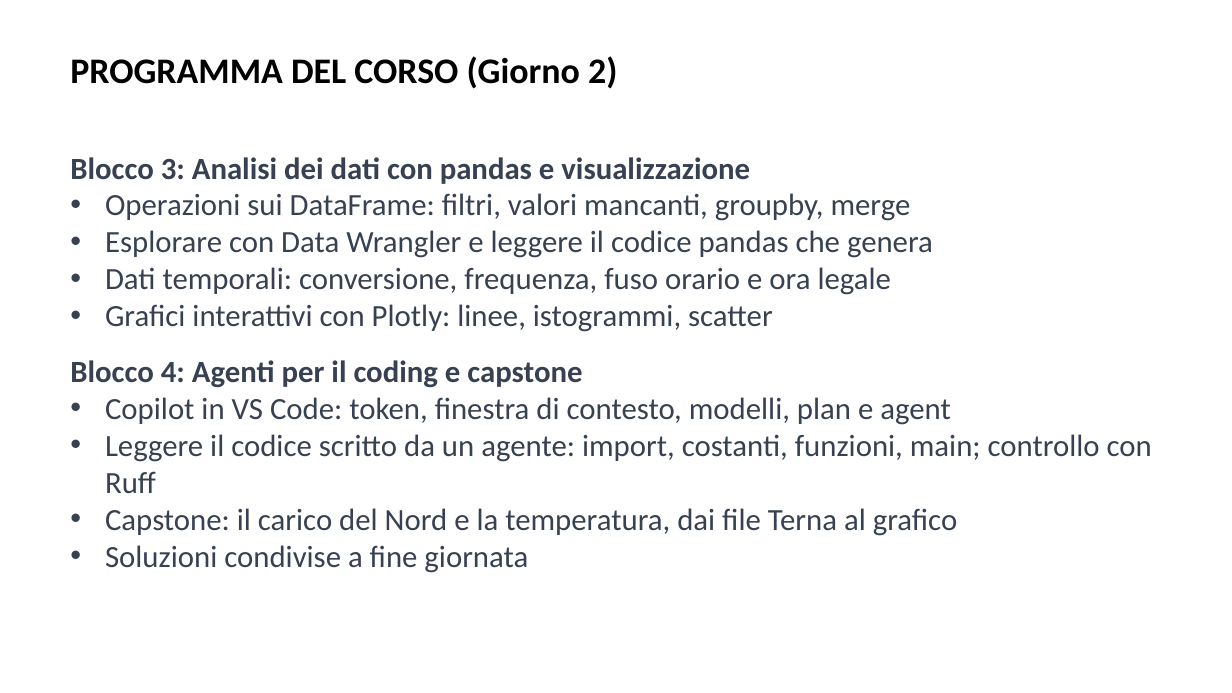
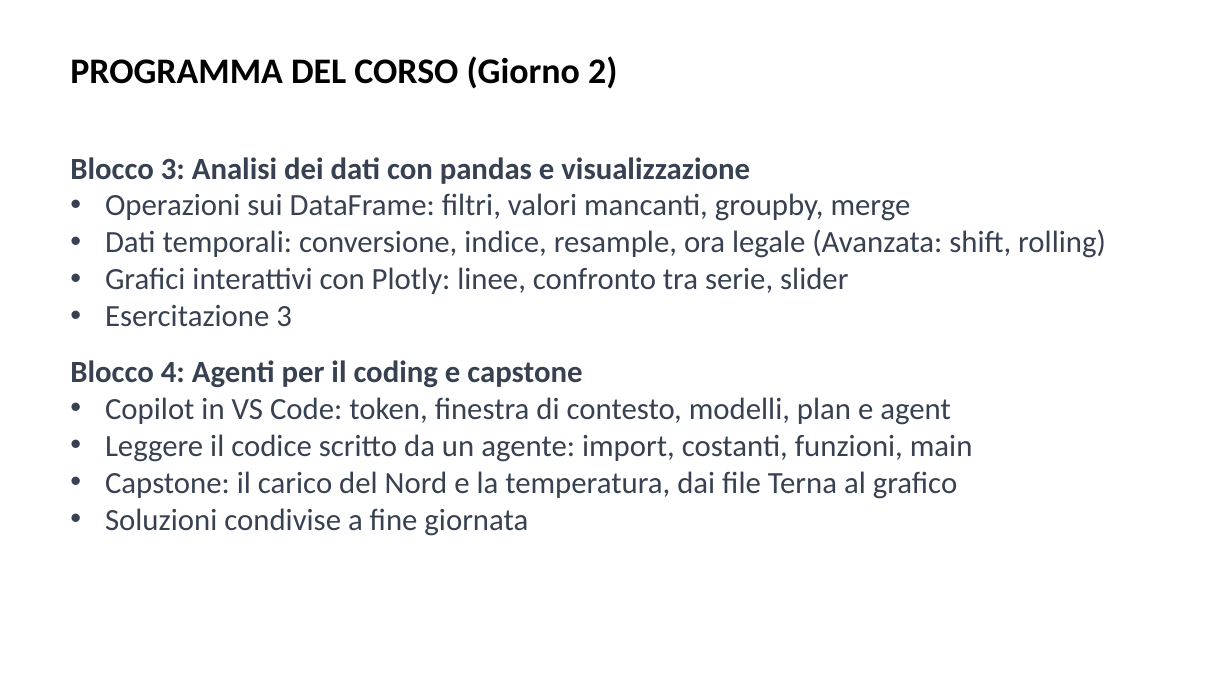
Before and after one commit to AndreaCorvaglia0/python-base-utilities, a slide deck: slide 3 of Slides/Presentazione_python_base.pptx. Drawn at 1232x693 pixels with LibreOffice and Linux fonts; fonts in the diff are those of the drawing; background and template pictures are left out. Boxes give left, top, right and bottom in pixels: in the first picture for what was removed or moved away, otherwise in the second. Text is boxed around its words. In the diff, an @@ line names an element or a change of style, - is before the commit and + after.

```diff
--- a/Slides/Presentazione_python_base.pptx
+++ b/Slides/Presentazione_python_base.pptx
@@ text at <box>105,229,1106,327</box>: text changed @@
-• Esplorare con Data Wrangler e leggere il codice pandas che genera
-• Dati temporali: conversione, frequenza, fuso orario e ora legale
-• Grafici interattivi con Plotly: linee, istogrammi, scatter
+• Dati temporali: conversione, indice, resample, ora legale (Avanzata: shift, rolling)
+• Grafici interattivi con Plotly: linee, confronto tra serie, slider
+• Esercitazione 3
@@ text at <box>105,434,973,462</box>: text changed @@
-• Leggere il codice scritto da un agente: import, costanti, funzioni, main; controllo con Ruff
+• Leggere il codice scritto da un agente: import, costanti, funzioni, main
```
Also in this commit, not shown: 4 other slides changed, 11 other files.
